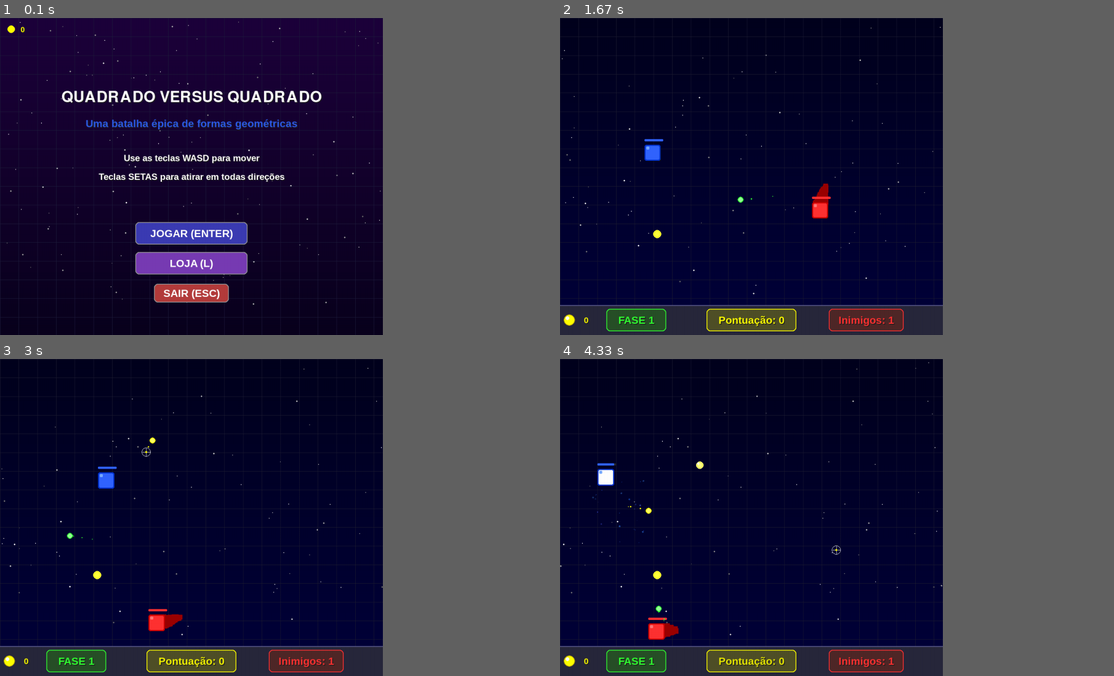
Above: before the commit, frames 1-4 (two rows, left to right).
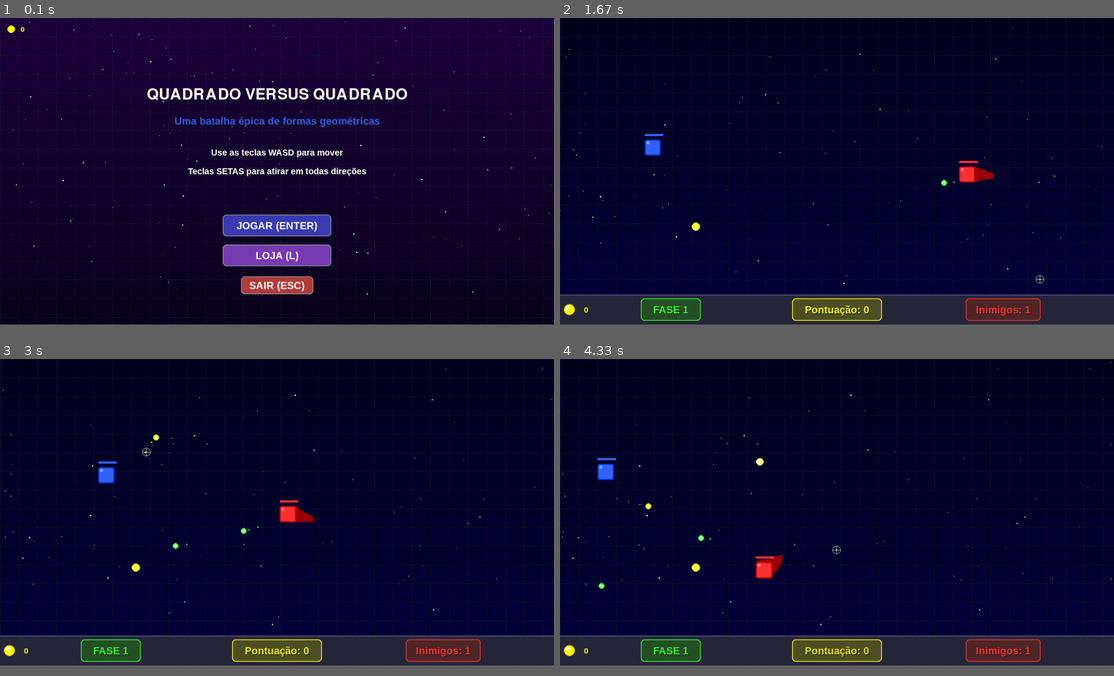
Above: after the commit, the same moments.

Repository: JoaoPedroMarimon/Pygame_SquareStorm
Game: pygame game, started from main.py
Same seed, same stepped clock (60 frames per second), same inputs: the game is played once before the commit and once after it.
Inputs (mouse positions are in pixels of both pictures, inside the frame that each line leads up to):
- Up to frame 1 (0.1 s): no input
- Up to frame 2 (1.67 s): tap Enter at 0.33, 0.67 s; hold D 1-1.47 s; move the mouse to (665, 243) at 1.03 s; hold W from 1.5 s (still down); move the mouse to (1041, 281) at 1.53 s
- Up to frame 3 (3 s): release W at 1.8 s; click (132, 400) at 1.88 s; hold D 2.17-2.63 s; click (288, 409) at 2.25 s; hold A from 2.67 s (still down); click (144, 450) at 2.75 s
- Up to frame 4 (4.33 s): release A at 3.2 s; hold S 3.23-3.53 s; click (637, 504) at 3.32 s; hold A 3.57-3.97 s; click (809, 590) at 3.65 s; hold W from 4 s (still down); click (837, 549) at 4.08 s
The window is 622x515 before the commit and 900x498 after it. Grey fills any space a smaller window leaves; there, only what the larger window draws over its background counts as a difference.

The runs differ from the first frame. In frame 1, 11% of the frame differs, in the area x 1-100%, y 1-91%; in frame 2, 10%; in frame 3, 10%; in frame 4, 10%.

Commit message:
remove screen

Diff:
--- a/src/config.py
+++ b/src/config.py
@@ -6,8 +6,8 @@
 """
 
 # Configurações da janela
-LARGURA, ALTURA = 1024, 768 + 80  # Aumentamos a altura em 80 pixels para a barra de HUD
-LARGURA_JOGO, ALTURA_JOGO = 1024, 768  # Dimensões da área jogável
+LARGURA, ALTURA = 1480, 820 # Aumentamos a altura em 80 pixels para a barra de HUD
+LARGURA_JOGO, ALTURA_JOGO = 1480, 820-80  # Dimensões da área jogável
 ALTURA_HUD = 80  # Altura da barra de HUD
 TITULO = "QUADRADO VERSUS QUADRADO"
 FPS = 60
--- a/src/game/jogo.py
+++ b/src/game/jogo.py
@@ -12,7 +12,7 @@
 from src.game.fase import jogar_fase
 from src.utils.visual import criar_gradiente
 from src.ui.loja import tela_loja
-
+import os
 
 def main_game():
     """
@@ -20,8 +20,9 @@
     Gerencia o loop de jogo, menus e progressão de fases.
     Ajustada para a nova configuração de tela.
     """
-    # Configuração da tela
-    tela = pygame.display.set_mode((LARGURA, ALTURA), pygame.FULLSCREEN)
+    os.environ['SDL_VIDEO_CENTERED'] = '1'
+    tela = pygame.display.set_mode((LARGURA, ALTURA))
+
     pygame.display.set_caption(TITULO)
     relogio = pygame.time.Clock()
 
